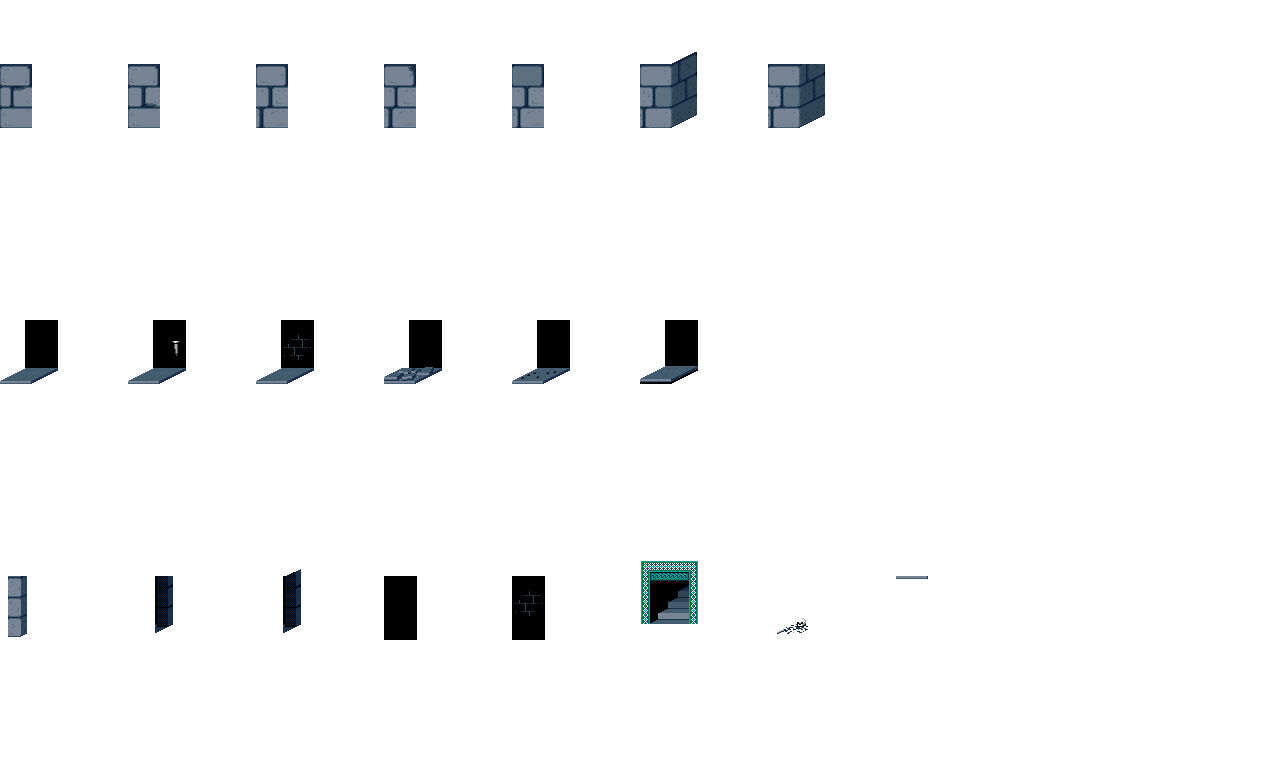
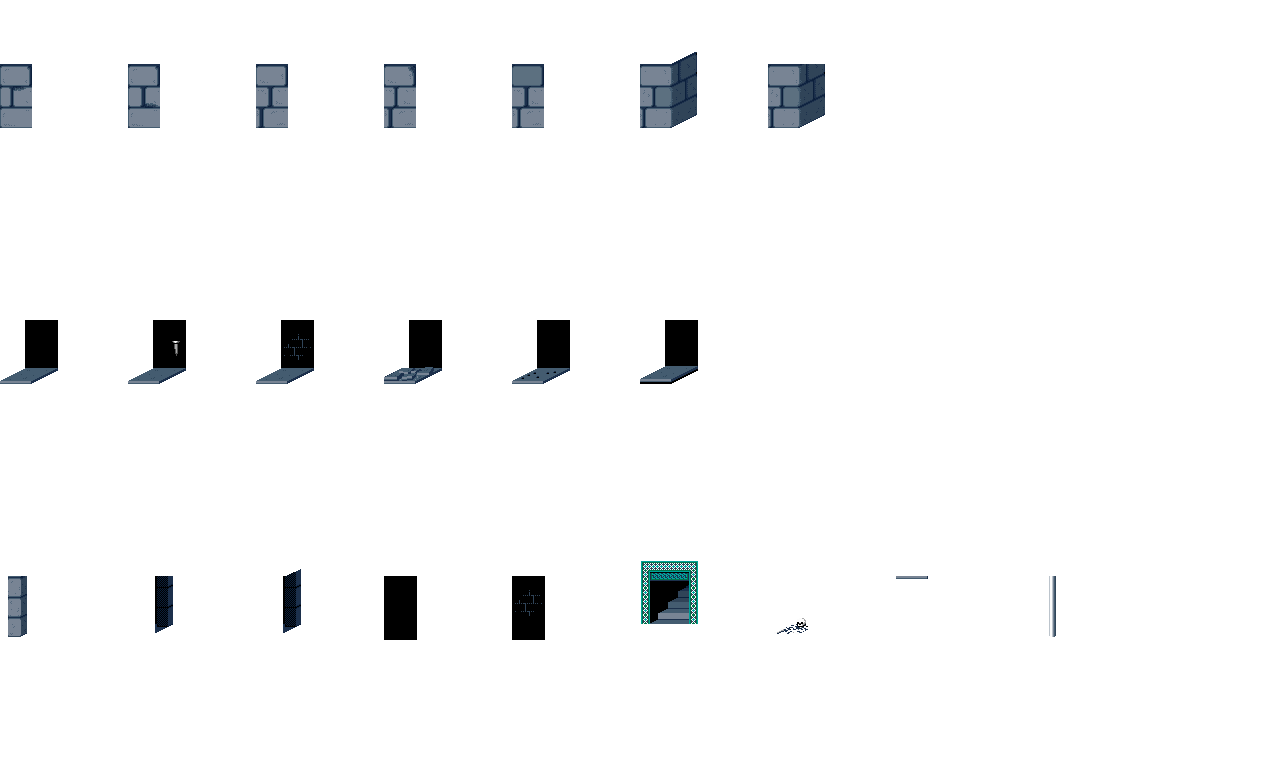
The second 1280px x 768px image is a revision of the first. Changes to its layers:
added layer "door_1" in group "other" over [1049, 576, 1056, 637]
